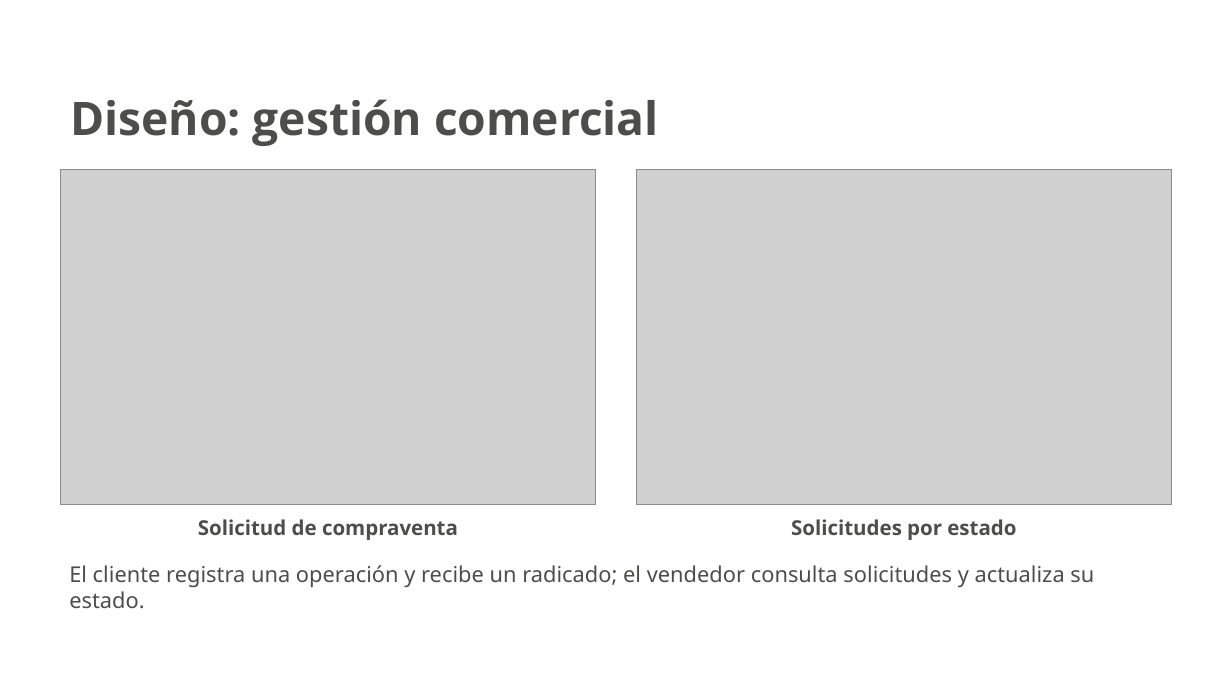
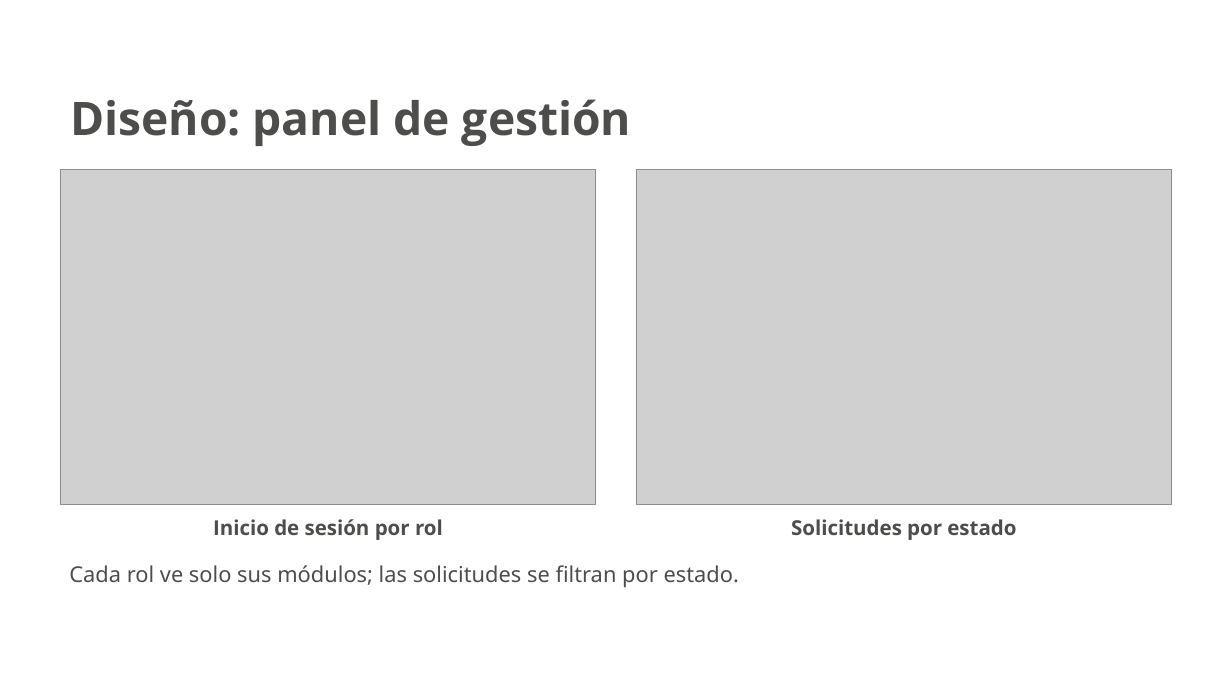
Before and after one commit to JesusArturoRincon21/Proyecto-Sena, a slide deck: slide 9 of docs/presentacion/Yesids_Treasure_Pitch.pptx (slide 11 before the commit). Drawn at 1232x693 pixels with LibreOffice and Linux fonts; fonts in the diff are those of the drawing; grey boxes stand for pictures; background and template pictures are left out. Boxes give left, top, right and bottom in pixels: in the first picture for what was removed or moved away, otherwise in the second. Text is boxed around its words. In the diff, an @@ line names an element or a change of style, - is before the commit and + after.

```diff
--- a/docs/presentacion/Yesids_Treasure_Pitch.pptx
+++ b/docs/presentacion/Yesids_Treasure_Pitch.pptx
@@ text at [70,99,631,146]: text changed @@
-Diseño: gestión comercial
+Diseño: panel de gestión
@@ text at [213,519,443,540]: text changed @@
-Solicitud de compraventa
+Inicio de sesión por rol
@@ text at [69,565,739,588]: text changed @@
-El cliente registra una operación y recibe un radicado; el vendedor consulta solicitudes y actualiza su estado.
+Cada rol ve solo sus módulos; las solicitudes se filtran por estado.
```
Also in this commit, not shown: 10 other slides changed, 1 slide added, 1 slide removed, 9 other files.
